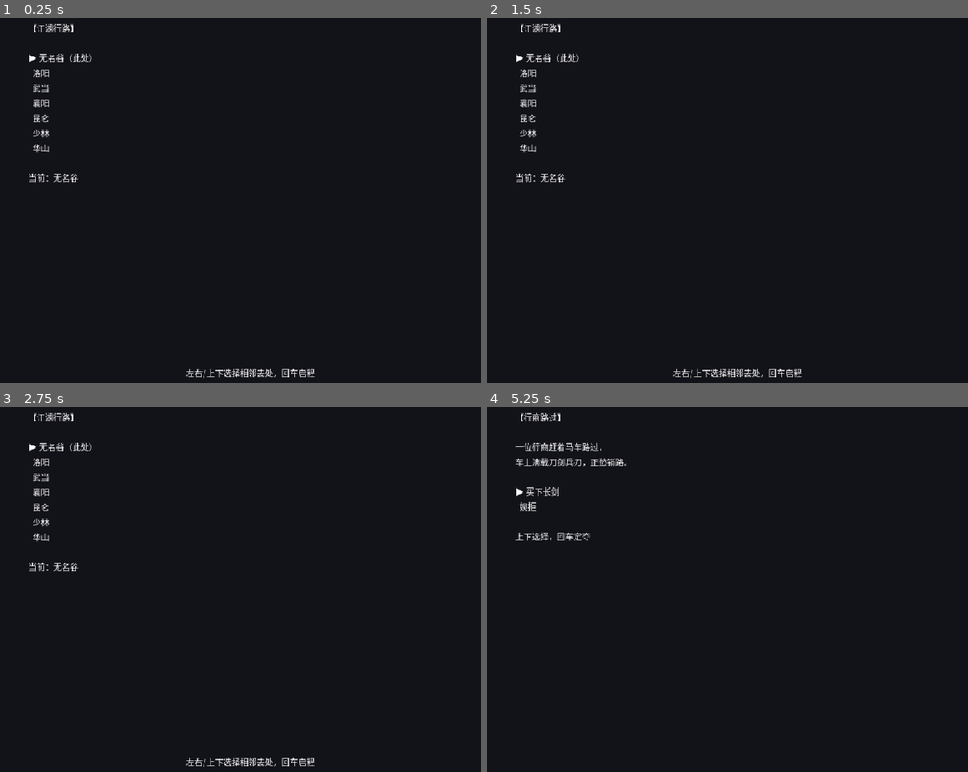
Above: before the commit, frames 1-4 (two rows, left to right).
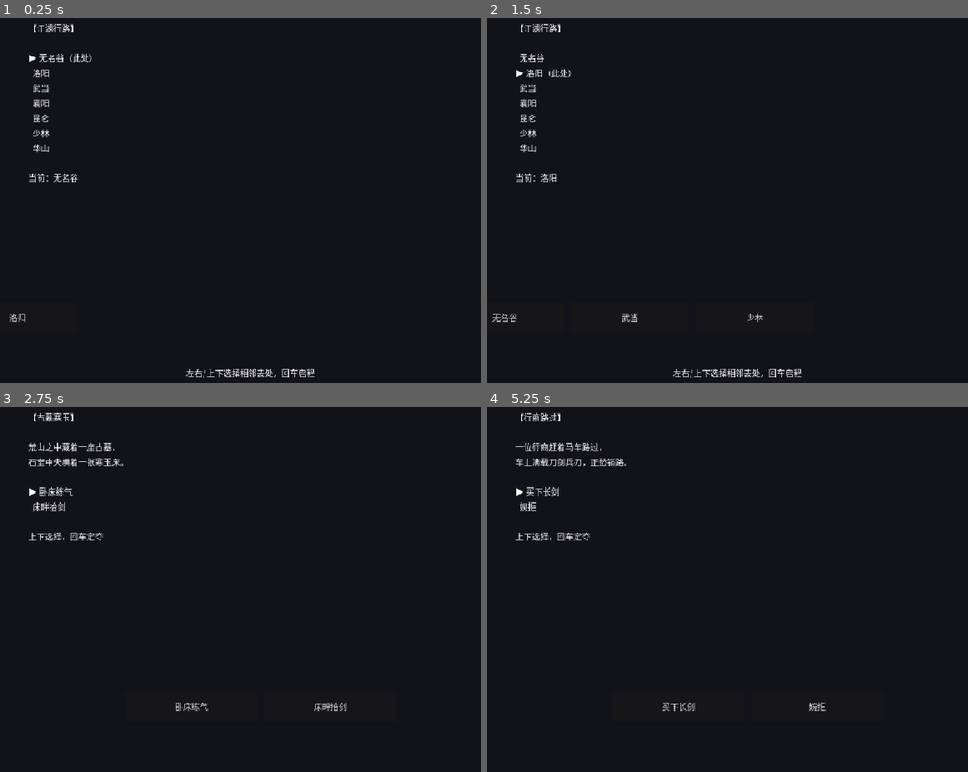
Above: after the commit, the same moments.

Repository: linxuhao/jinyong-heroes
Game: Godot game, scene res://scenes/segments/map.tscn
Two runs of this game, one before a commit and one after it. Both use one fixed random seed, a clock stepped at 60 frames per second and the inputs below. This scene is started directly instead of the project's main scene. Sound files missing from this copy of the repository are replaced by a short silence.
Inputs (mouse positions are in pixels of both pictures, inside the frame that each line leads up to):
- Up to frame 1 (0.25 s): no input
- Up to frame 2 (1.5 s): click (506, 317) at 0.5 s, where only the run after the commit has a clickable "洛阳"; click (679, 317) at 1.25 s, where only the run after the commit has a clickable "买下长剑"
- Up to frame 3 (2.75 s): click (19, 706) at 2 s, where only the run after the commit has a clickable "无名谷"
- Up to frame 4 (5.25 s): click (679, 706) at 2.75 s, where only the run after the commit has a clickable "卧床练气"; tap Enter (tutorial_next) at 3.5 s; move the mouse to (881, 523) at 3.52 s; hold D (move_right) 3.53-4.25 s; hold F (use_facility) 3.53-4.25 s; click (881, 523) at 3.67 s; tap J (attack_confirm) at 4.25, 5 s; drag from (602, 574) to (703, 647) at 4.27 s; move the mouse to (804, 439) at 5.02 s; hold D (move_right) from 5.03 s (still down); hold Space (end_turn) from 5.03 s (still down); click (804, 439) at 5.17 s

The runs differ from the first frame. In frame 1, less than 0.1% of the frame differs, in the area x 1-6%, y 81-84%; in frame 2, 0.5%; in frame 3, 1.7%, in the area x 5-73%, y 1-99%; in frame 4, 0.1%.

Commit message:
dpe_game/t_impl: map_travel_event_facility_buttons [jinyong-touch] (2 file(s))

Diff:
--- a/scenes/segments/map.tscn
+++ b/scenes/segments/map.tscn
@@ -47,3 +47,75 @@
 mouse_filter = 2
 horizontal_alignment = 1
 text = "左右/上下选择相邻去处，回车启程"
+
+[node name="TravelBox" type="Control" parent="."]
+offset_left = 60.0
+offset_top = 552.0
+offset_right = 620.0
+offset_bottom = 600.0
+mouse_filter = 2
+
+[node name="TravelButton0" type="Button" parent="TravelBox"]
+offset_left = 0.0
+offset_top = 4.0
+offset_right = 170.0
+offset_bottom = 48.0
+focus_mode = 0
+
+[node name="TravelButton1" type="Button" parent="TravelBox"]
+offset_left = 180.0
+offset_top = 4.0
+offset_right = 350.0
+offset_bottom = 48.0
+focus_mode = 0
+
+[node name="TravelButton2" type="Button" parent="TravelBox"]
+offset_left = 360.0
+offset_top = 4.0
+offset_right = 530.0
+offset_bottom = 48.0
+focus_mode = 0
+
+[node name="EventBox" type="Control" parent="."]
+offset_left = 300.0
+offset_top = 552.0
+offset_right = 700.0
+offset_bottom = 600.0
+mouse_filter = 2
+
+[node name="EventOptionButton0" type="Button" parent="EventBox"]
+offset_left = 0.0
+offset_top = 4.0
+offset_right = 190.0
+offset_bottom = 48.0
+focus_mode = 0
+
+[node name="EventOptionButton1" type="Button" parent="EventBox"]
+offset_left = 200.0
+offset_top = 4.0
+offset_right = 390.0
+offset_bottom = 48.0
+focus_mode = 0
+
+[node name="FacilityEnterButton" type="Button" parent="."]
+offset_left = 680.0
+offset_top = 552.0
+offset_right = 880.0
+offset_bottom = 600.0
+focus_mode = 0
+text = "进入设施"
+
+[node name="FacilityUseButton" type="Button" parent="."]
+offset_left = 640.0
+offset_top = 552.0
+offset_right = 810.0
+offset_bottom = 600.0
+focus_mode = 0
+
+[node name="FacilityLeaveButton" type="Button" parent="."]
+offset_left = 820.0
+offset_top = 552.0
+offset_right = 940.0
+offset_bottom = 600.0
+focus_mode = 0
+text = "离开"
--- a/scripts/segments/map.gd
+++ b/scripts/segments/map.gd
@@ -72,6 +72,14 @@
 ## whatever _use_facility() just assigned (it is called after the assignment).
 var facility_result_text: String = ""
 
+## Surface: per-button pressed-connection flag map for the click delegate buttons
+## (TravelButton0/1/2, EventOptionButton0/1, FacilityEnterButton/FacilityUseButton/
+## FacilityLeaveButton). Filled by _wire_buttons() in _ready() and re-synced on any
+## (re)wire. Each value = pressed.is_connected(<handler>), so a wired-but-
+## disconnected button is assertable, not just declared. Whitelisted in
+## playtest/_common.yaml's MapScreen surface block.
+var pressed_connected: Dictionary = {}
+
 ## State-only (NOT a surface var, NOT a render source since 2026-08-29): true when
 ## the last use was refused for lack of silver. The refusal is displayed through
 ## facility_result_text alone, so the panel can never print it twice.
@@ -90,6 +98,7 @@
 		current_node_id = MapData.start_node()
 		SaveManager.profile.map_node = current_node_id
 	focus_id = current_node_id
+	_wire_buttons()
 	_sync_surface()
 	_render()
 
@@ -307,6 +316,84 @@
 	_render()
 
 
+## Wire the click-delegate buttons once (stable scene pool, never rebuilt per
+## render). Every button is scene-declared focus_mode = 0, so ui_accept can never
+## reach them (no focus) and the keyboard branch stays byte-identical — exactly
+## one dismissal per key press, via _unhandled_input as today. pressed_connected
+## mirrors each connection so a wired-but-disconnected button is assertable.
+func _wire_buttons() -> void:
+	pressed_connected = {}
+	for i in range(3):
+		var b: Button = get_node_or_null("TravelBox/TravelButton%d" % i) as Button
+		if b == null:
+			continue
+		if not b.pressed.is_connected(_on_travel_pressed.bind(i)):
+			b.pressed.connect(_on_travel_pressed.bind(i))
+		pressed_connected["TravelButton%d" % i] = b.pressed.is_connected(_on_travel_pressed.bind(i))
+	for i in range(2):
+		var b: Button = get_node_or_null("EventBox/EventOptionButton%d" % i) as Button
+		if b == null:
+			continue
+		if not b.pressed.is_connected(_on_event_option_pressed.bind(i)):
+			b.pressed.connect(_on_event_option_pressed.bind(i))
+		pressed_connected["EventOptionButton%d" % i] = b.pressed.is_connected(_on_event_option_pressed.bind(i))
+	_connect_one("FacilityEnterButton", _on_facility_enter_pressed)
+	_connect_one("FacilityUseButton", _on_facility_use_pressed)
+	_connect_one("FacilityLeaveButton", _on_facility_leave_pressed)
+
+
+## Connect a single unbound-delay handler button and record its connection state.
+func _connect_one(node_name: String, handler: Callable) -> void:
+	var b: Button = get_node_or_null(node_name) as Button
+	if b == null:
+		return
+	if not b.pressed.is_connected(handler):
+		b.pressed.connect(handler)
+	pressed_connected[node_name] = b.pressed.is_connected(handler)
+
+
+## Click delegate for TravelButton{i}: travel to the i-th neighbor of the current
+## node. Out-of-range index no-ops (the pool is 3 but a node may have fewer
+## neighbors) — a hidden button can still be signal-emitted in a unit test, and
+## the adjacency-validated _travel() refuses anything the focus grammar could not
+## have reached.
+func _on_travel_pressed(i: int) -> void:
+	var nbrs: Array[String] = MapData.neighbors(current_node_id)
+	if i < 0 or i >= nbrs.size():
+		return
+	focus_id = nbrs[i]
+	_travel()
+
+
+## Click delegate for EventOptionButton{i}: focus option i and resolve it.
+func _on_event_option_pressed(i: int) -> void:
+	event_focus = i
+	_resolve_node_event()
+
+
+## Click delegate for FacilityEnterButton. MIRRORS the use_facility key branch's
+## gate exactly: only in TRAVEL with an active facility slot does a click open the
+## door the F key can open. _enter_facility() itself is ungated, so this guard
+## must never be dropped — it keeps the button a pure delegation (2026-08-29
+## reviewer ruling), never a new way into the phase.
+func _on_facility_enter_pressed() -> void:
+	if phase != "TRAVEL" or MapData.active_facility_id(current_node_id) == "":
+		return
+	_enter_facility()
+
+
+## Click delegate for FacilityUseButton: the facility's own advertised action.
+func _on_facility_use_pressed() -> void:
+	_use_facility()
+
+
+## Click delegate for FacilityLeaveButton: leave the FACILITY phase back to
+## TRAVEL. Without it a touch player who taps into a facility is stuck (the only
+## exit today is the direction keys), re-creating the dead-end this round removes.
+func _on_facility_leave_pressed() -> void:
+	_leave_facility()
+
+
 ## Max silver cost across the facility pool; 0 when empty. Used only by the debug
 ## injection to express the grant RELATIVE to the cost (never a tuned literal).
 func _max_facility_silver_cost() -> int:
@@ -370,8 +457,51 @@
 	hint.visible = phase == "TRAVEL"
 
 
+## Sync the click-delegate button pool to the current phase/node: visibility and
+## runtime text (travel buttons carry the neighbor display names, event buttons
+## the option labels, the facility use button the facility's own advertised verb).
+## The two static labels 进入设施 / 离开 live ONLY in scenes/segments/map.tscn and
+## are never touched here (the §433 copy-location rule). Runs on every _render()
+## so a phase change or node change re-syncs it. Called BEFORE the body-null early
+## return so a missing BodyLabel cannot leave stale buttons on screen.
+func _sync_click_buttons() -> void:
+	var nbrs: Array[String] = MapData.neighbors(current_node_id)
+	for i in range(3):
+		var b: Button = get_node_or_null("TravelBox/TravelButton%d" % i) as Button
+		if b == null:
+			continue
+		var show: bool = phase == "TRAVEL" and i < nbrs.size()
+		b.visible = show
+		if show:
+			b.text = tr(str(MapData.node_def(nbrs[i]).get("display_name", nbrs[i])))
+	for i in range(2):
+		var b: Button = get_node_or_null("EventBox/EventOptionButton%d" % i) as Button
+		if b == null:
+			continue
+		b.visible = phase == "EVENT"
+		if b.visible:
+			var edef = EventData.def(event_id)
+			if edef != null:
+				var opt = edef.option_a if i == 0 else edef.option_b
+				b.text = tr(opt.label)
+	var enter_btn: Button = get_node_or_null("FacilityEnterButton") as Button
+	if enter_btn != null:
+		enter_btn.visible = phase == "TRAVEL" and MapData.active_facility_id(current_node_id) != ""
+	var use_btn: Button = get_node_or_null("FacilityUseButton") as Button
+	if use_btn != null:
+		use_btn.visible = phase == "FACILITY"
+		if use_btn.visible:
+			var fdef = FacilityData.def(facility_id)
+			if fdef != null:
+				use_btn.text = tr(fdef.action_label)
+	var leave_btn: Button = get_node_or_null("FacilityLeaveButton") as Button
+	if leave_btn != null:
+		leave_btn.visible = phase == "FACILITY"
+
+
 func _render() -> void:
 	_apply_hint_visibility()
+	_sync_click_buttons()
 	var body: Label = get_node_or_null("BodyLabel") as Label
 	if body == null:
 		return
